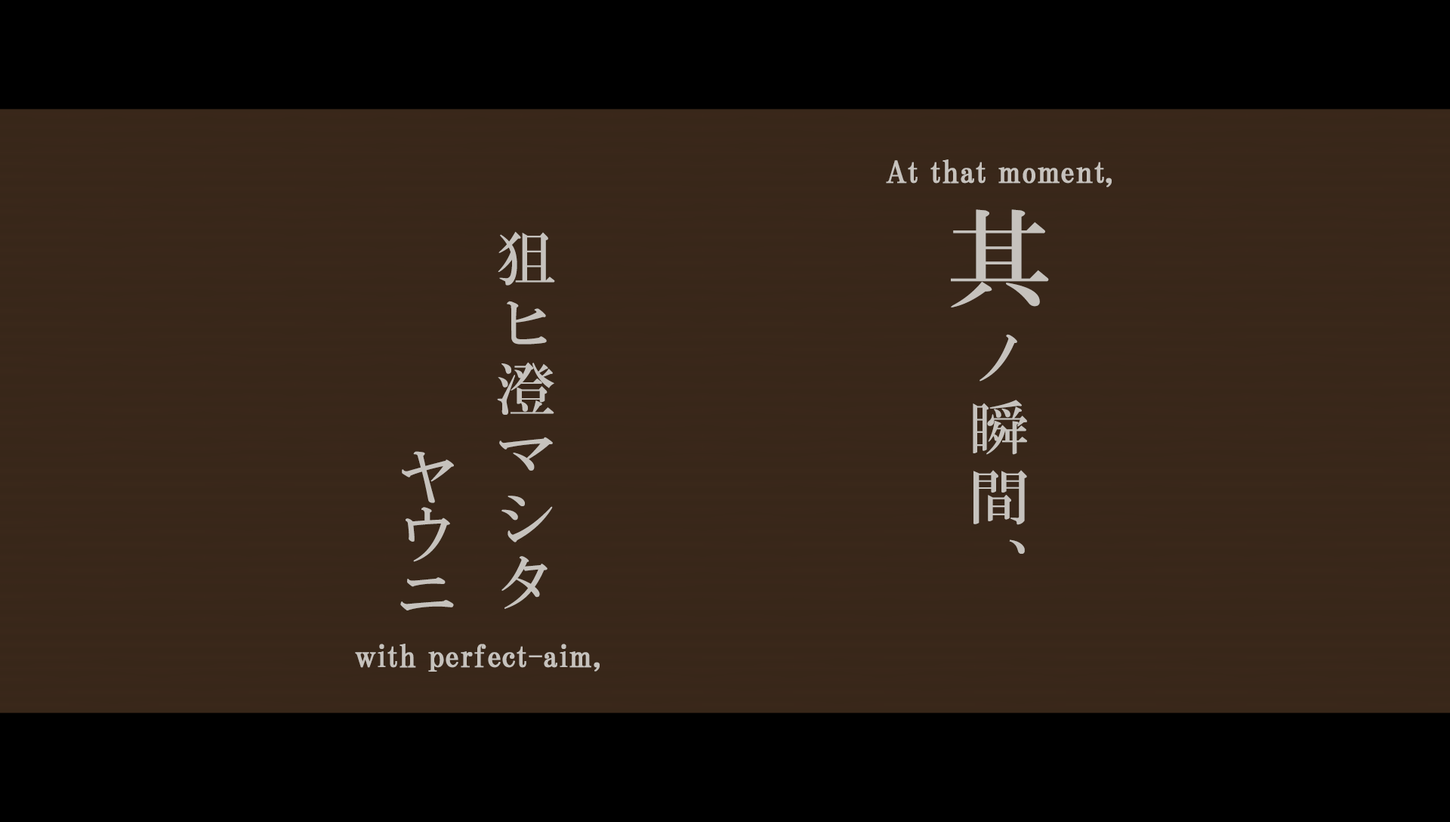
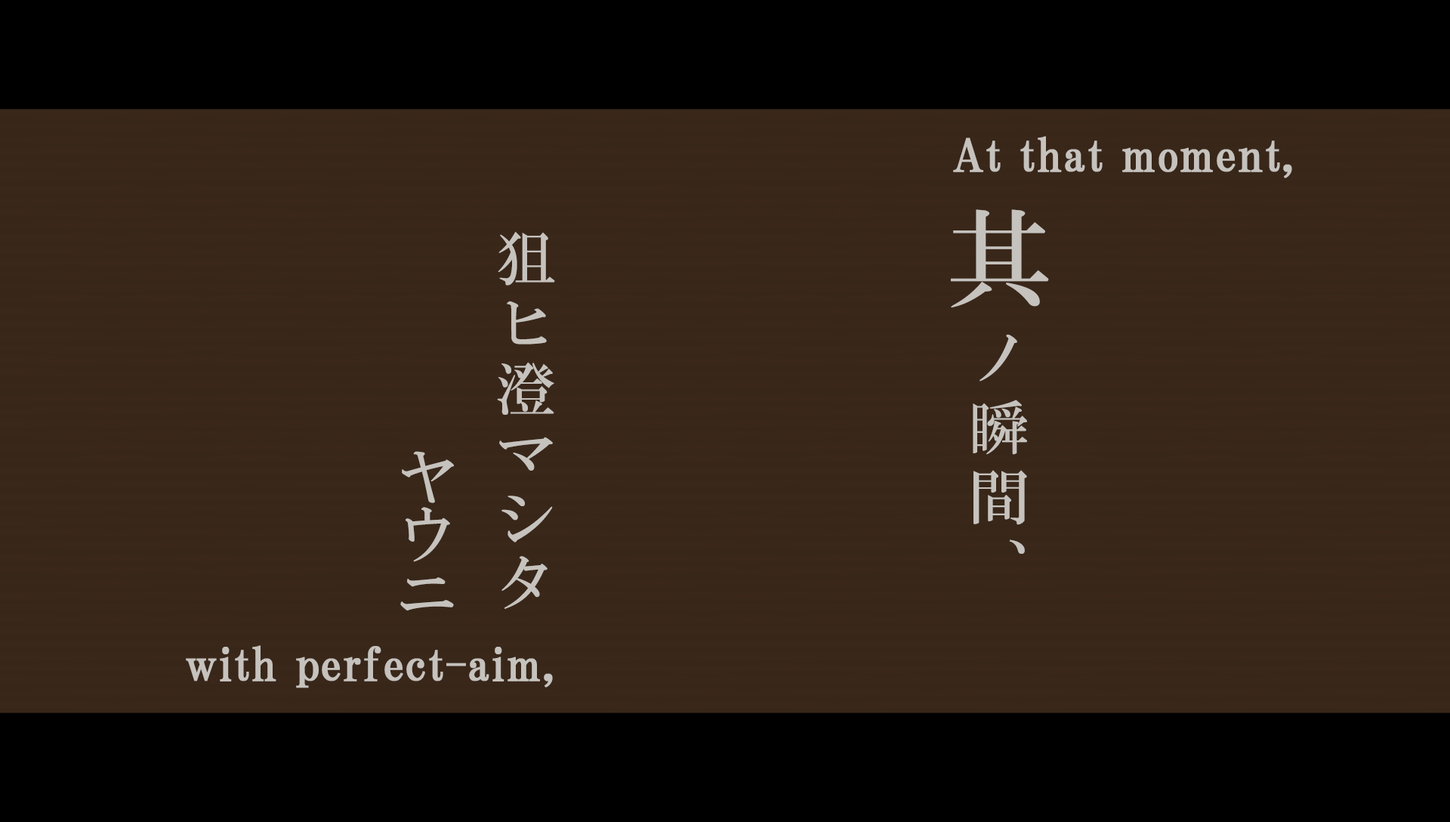
Layer changes from the first 1450x822 image to the second:
painted on "with perfect-aim," over [185, 643, 600, 688]
painted on "At that moment," over [885, 135, 1293, 188]
